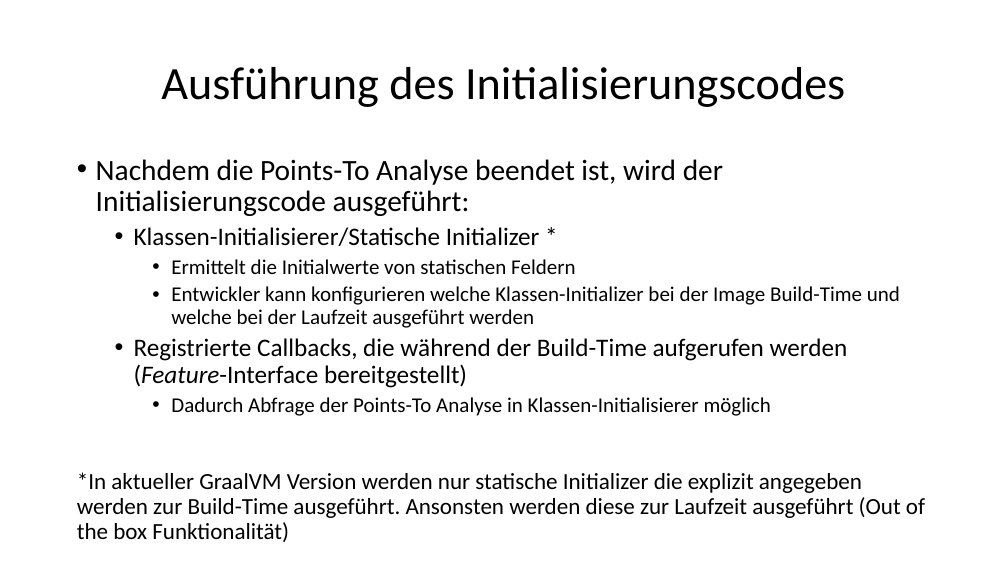
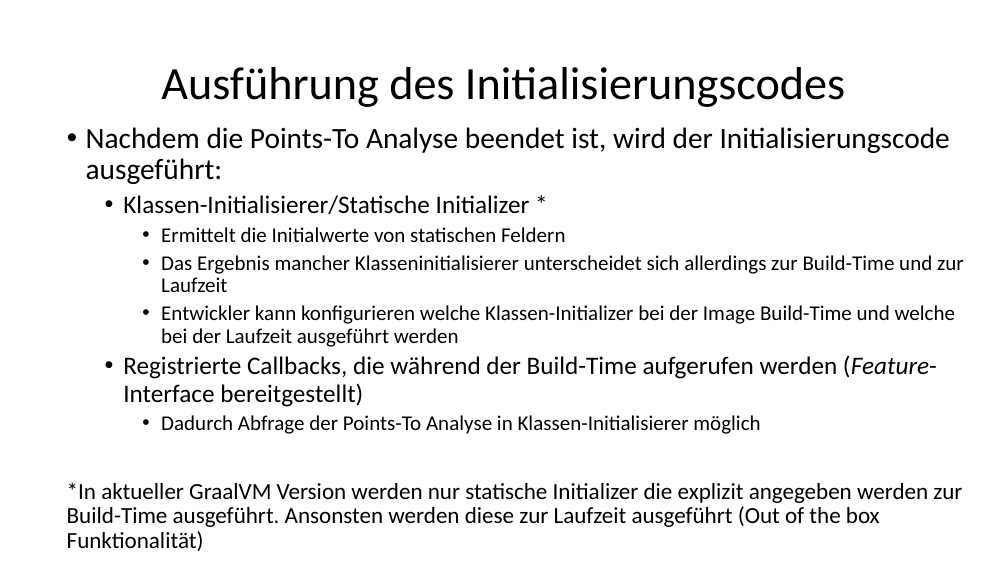
Before and after one commit to ErikSimonsen/Seminar_GraalVM_NativeImage, a slide deck: slide 13 of Seminar-GraalVM-NativeImage.pptx. Drawn at 1008x567 pixels with LibreOffice and Linux fonts; fonts in the diff are those of the drawing. Boxes give left, top, right and bottom in pixels: in the first picture for what was removed or moved away, otherwise in the second. Text is boxed around its words. In the diff, an @@ line names an element or a change of style, - is before the commit and + after.

```diff
--- a/Seminar-GraalVM-NativeImage.pptx
+++ b/Seminar-GraalVM-NativeImage.pptx
@@ text "Nachdem die Points-To Analyse beendet ...": place and size @@
-text "Nachdem die Points-To Analyse beendet ..." at (77,159,925,542)
+text "Nachdem die Points-To Analyse beendet ..." at (67,127,964,551)
@@ text at (161,255,964,292): paragraph added @@
+    • Das Ergebnis mancher Klasseninitialisierer unterscheidet sich allerdings zur Build-Time und zur Laufzeit
```
Also in this commit, not shown: 17 other slides changed, 1 slide added, 1 other file.
